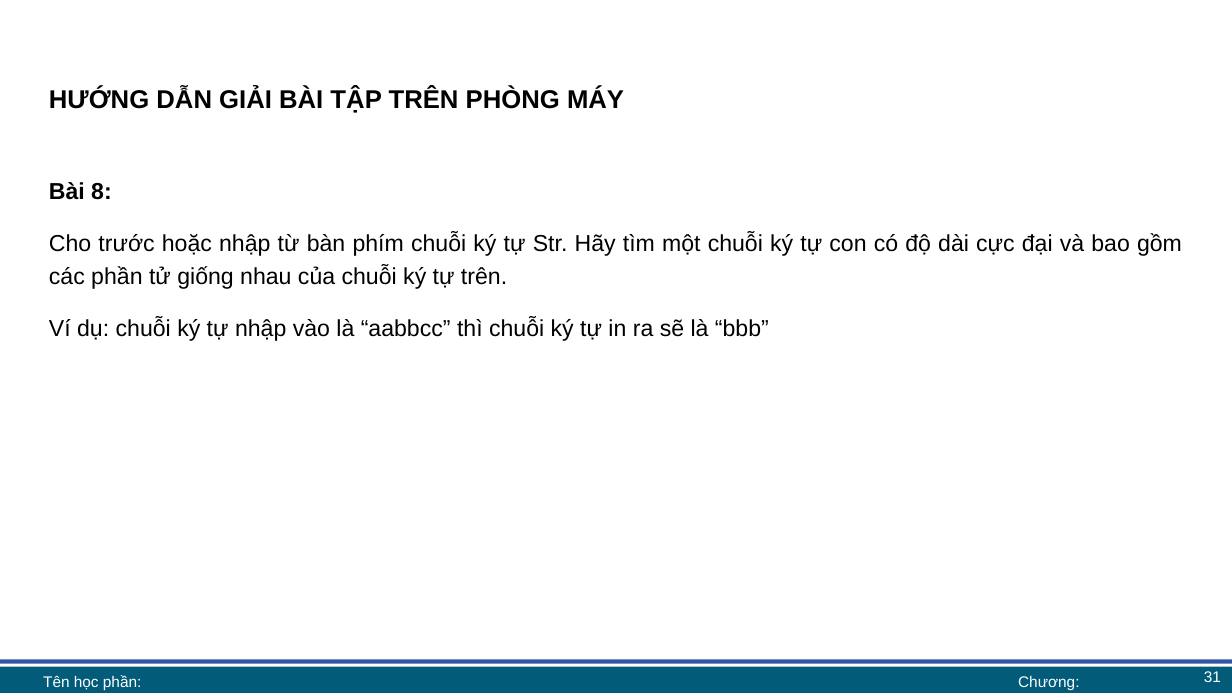
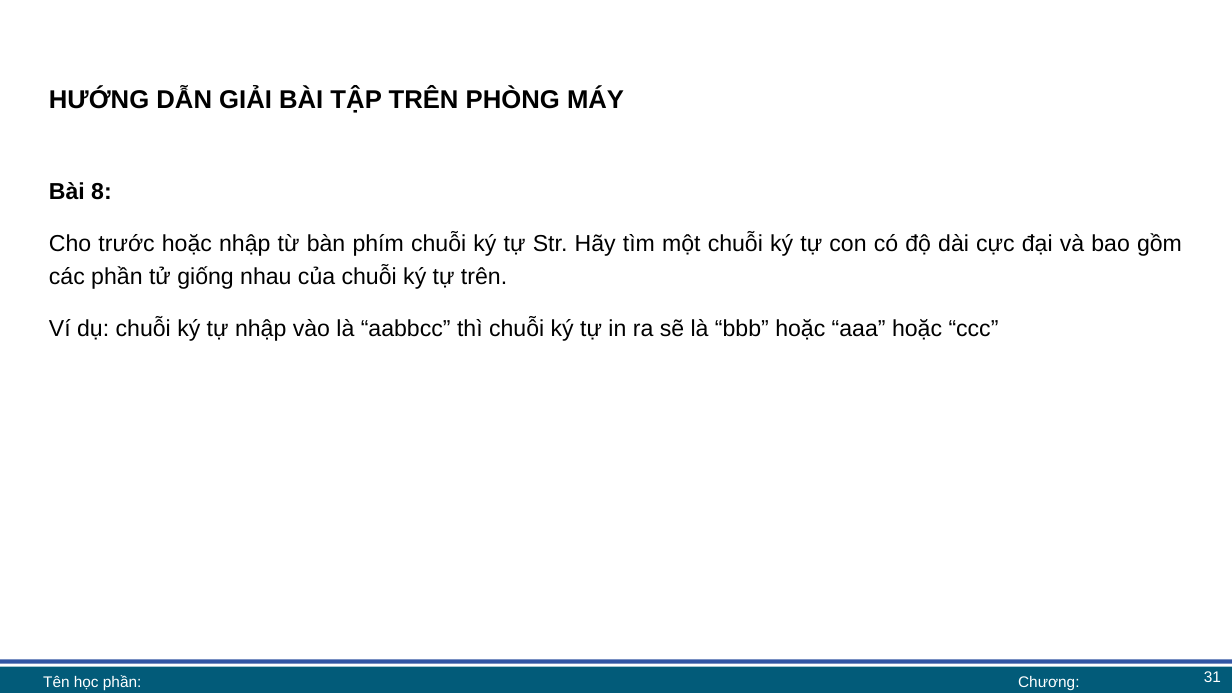
Before and after one commit to lhaaaaa/17A2-Ca-sang, a slide deck: slide 31 of Lab 5/Lab 5 bài giảng.pptx. Drawn at 1232x693 pixels with LibreOffice and Linux fonts; fonts in the diff are those of the drawing; background and template pictures are left out. Boxes give left, top, right and bottom in pixels: in the first picture for what was removed or moved away, otherwise in the second. Text is boxed around its words. In the diff, an @@ line names an element or a change of style, - is before the commit and + after.

```diff
--- a/Lab 5/Lab 5 bài giảng.pptx
+++ b/Lab 5/Lab 5 bài giảng.pptx
@@ text at box(49, 317, 999, 341): text changed @@
-Ví dụ: chuỗi ký tự nhập vào là “aabbcc” thì chuỗi ký tự in ra sẽ là “bbb”
+Ví dụ: chuỗi ký tự nhập vào là “aabbcc” thì chuỗi ký tự in ra sẽ là “bbb” hoặc “aaa” hoặc “ccc”
```
Also in this commit, not shown: 7 other slides changed, 2 other files.
